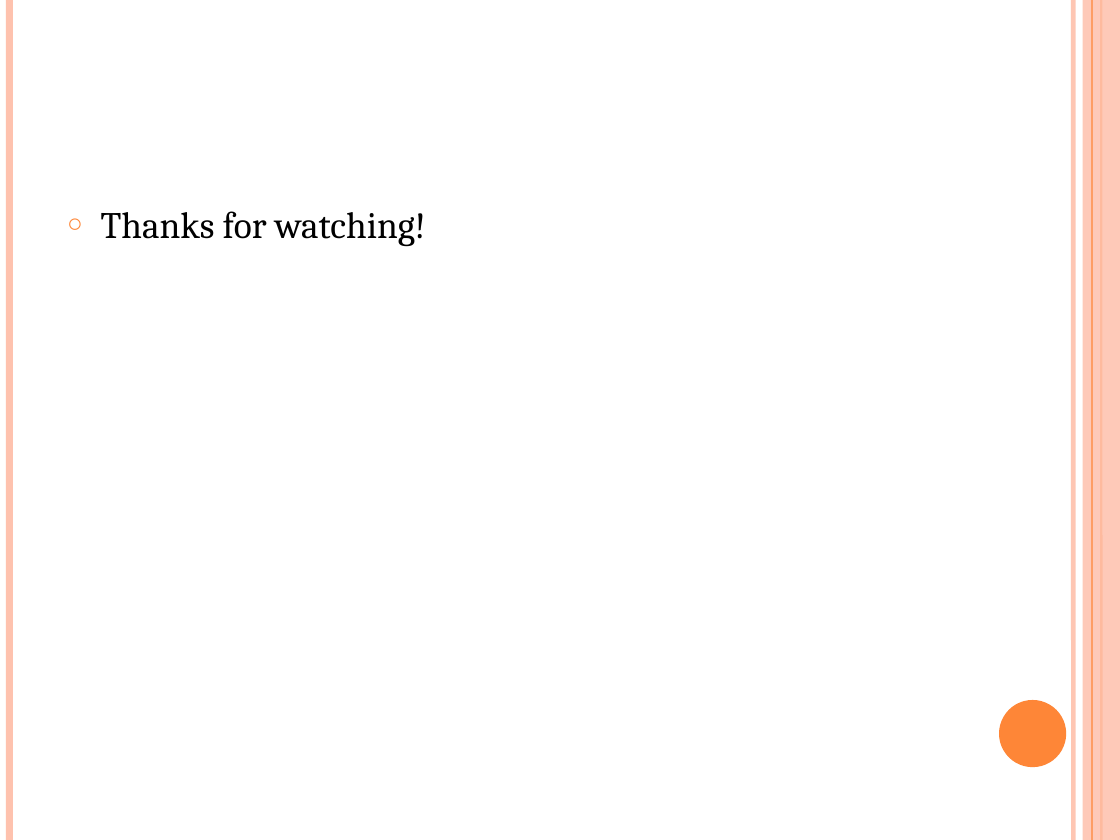
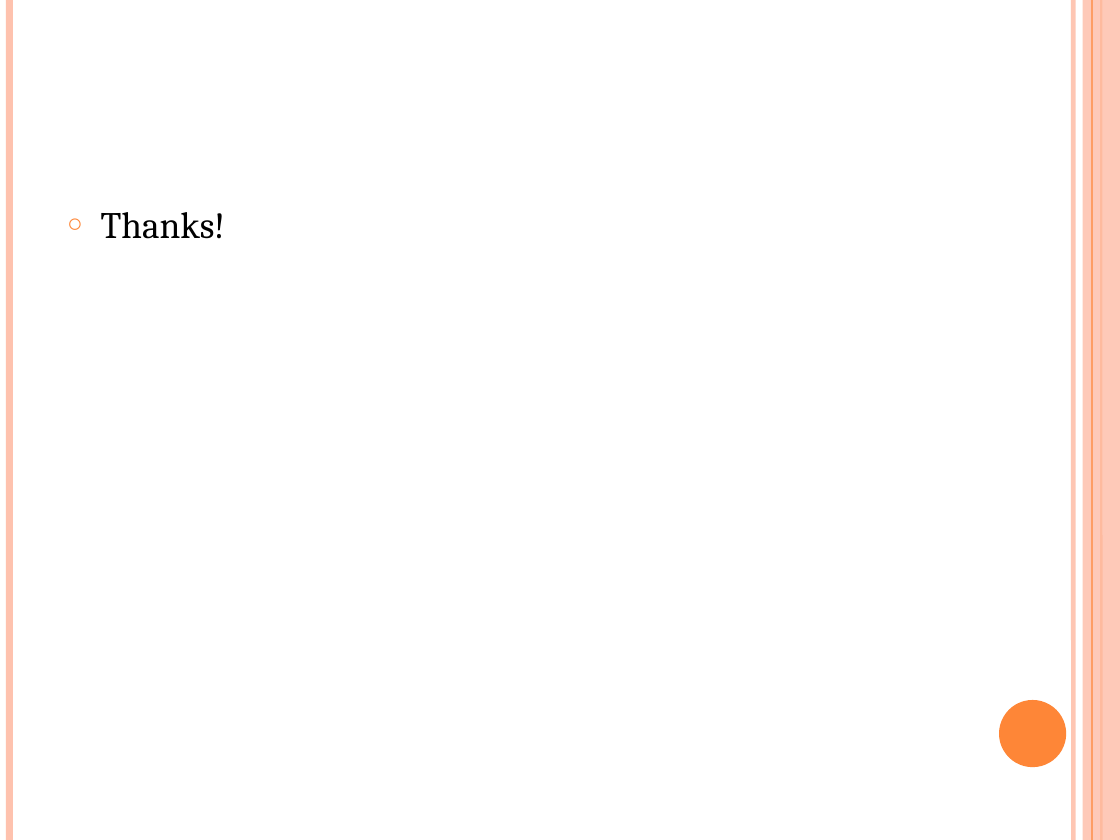
Before and after one commit to ttang10/Organization_Detection_ML, a slide deck: slide 22 of Organization Detection.pptx. Drawn at 1120x840 pixels with LibreOffice and Linux fonts; fonts in the diff are those of the drawing. Boxes give left, top, right and bottom in pixels: in the first picture for what was removed or moved away, otherwise in the second. Text is boxed around its words. In the diff, an @@ line names an element or a change of style, - is before the commit and + after.

```diff
--- a/Organization Detection.pptx
+++ b/Organization Detection.pptx
@@ text at <box>101,212,225,239</box>: text changed @@
-○ Thanks for watching!
+○ Thanks!
```
Also in this commit, not shown: 1 other file.
